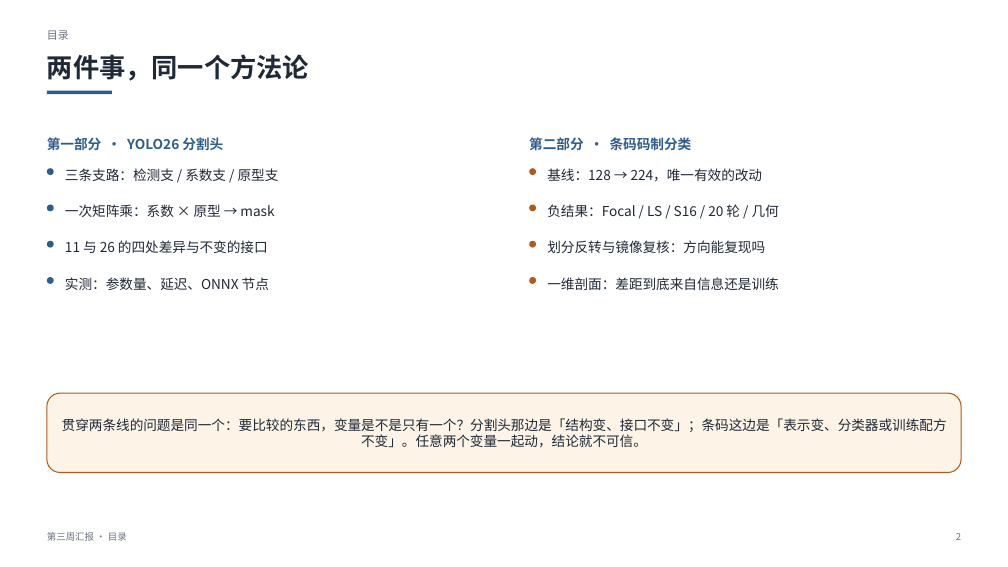
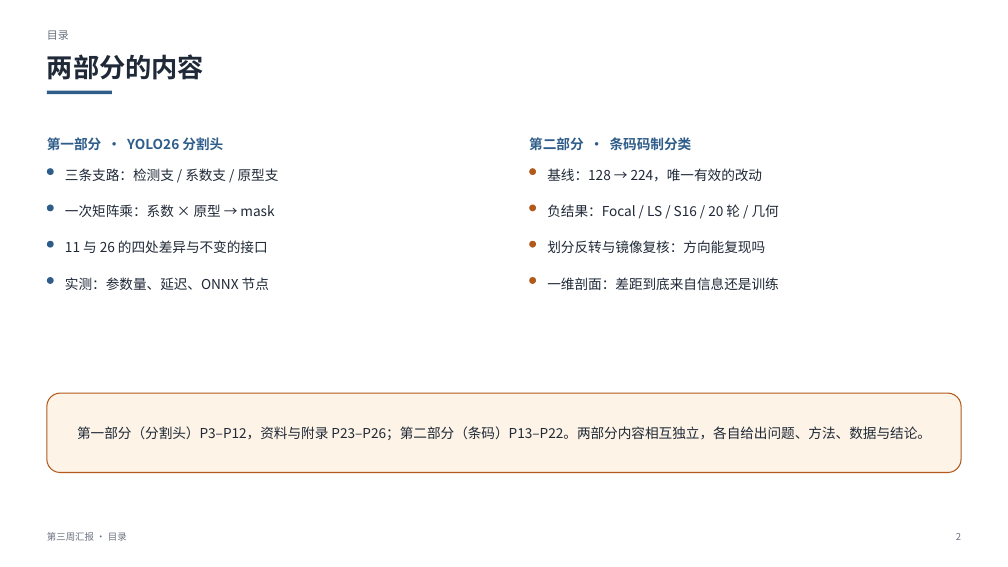
Before and after one commit to adddd392/study0, a slide deck: slide 2 of slides/第三周汇报.pptx. Drawn at 1008x567 pixels with LibreOffice and Linux fonts; fonts in the diff are those of the drawing. Boxes give left, top, right and bottom in pixels: in the first picture for what was removed or moved away, otherwise in the second. Text is boxed around its words. In the diff, an @@ line names an element or a change of style, - is before the commit and + after.

Commit message:
fix(slides): 封面与目录改为并列陈述两件事，去掉跨部分的归纳表述
【问题】原封面副标题「从分割头源码到条码实验：两条线上的『对比怎么做才可信』」
把两部分强行归纳成一条主观主线；目录标题「两件事，同一个方法论」和底部
强调块也在做同样的归纳。这类表述不是实验结论，属于个人概括。

【修改】
  · 封面：主标题「第三周汇报」，下面并列两行直接说明做了什么：
      一、YOLO11 → YOLO26 实例分割头：结构差异与 CPU 实测
      二、条码码制分类：基线、负结果、划分反转与一维剖面
  · 目录标题：「两件事，同一个方法论」→「两部分的内容」
  · 目录底部强调块：改为交代页码与内容范围（P3–P12 / P13–P22），
    仅说明两部分相互独立、各自给出问题方法数据结论，不做归纳
  · 条码 08 页：标题「三条方法论：这次真正学到的东西」→
    「三个把变量控制住的做法」，副标题改为「三条都是本轮实验里实际采用的做法」
  · 封面日期标签去掉与主标题重复的「第三周汇报」

版面自检仍为 0 问题（无越界、无重叠、页码 1–26 正确）。

```diff
--- a/slides/第三周汇报.pptx
+++ b/slides/第三周汇报.pptx
@@ text at (x1=47, y1=54, x2=204, y2=80): text changed @@
-两件事，同一个方法论
+两部分的内容
@@ text in rounded rectangle at (x1=77, y1=426, x2=931, y2=440): text changed @@
-贯穿两条线的问题是同一个：要比较的东西，变量是不是只有一个？分割头那边是「结构变、接口不变」；条码这边是「表示变、分类器或训练配方不变」。任意两个变量一起动，结论就不可信。
+第一部分（分割头）P3–P12，资料与附录 P23–P26；第二部分（条码）P13–P22。两部分内容相互独立，各自给出问题、方法、数据与结论。
```
Also in this commit, not shown: 2 other slides changed, 1 other file.
